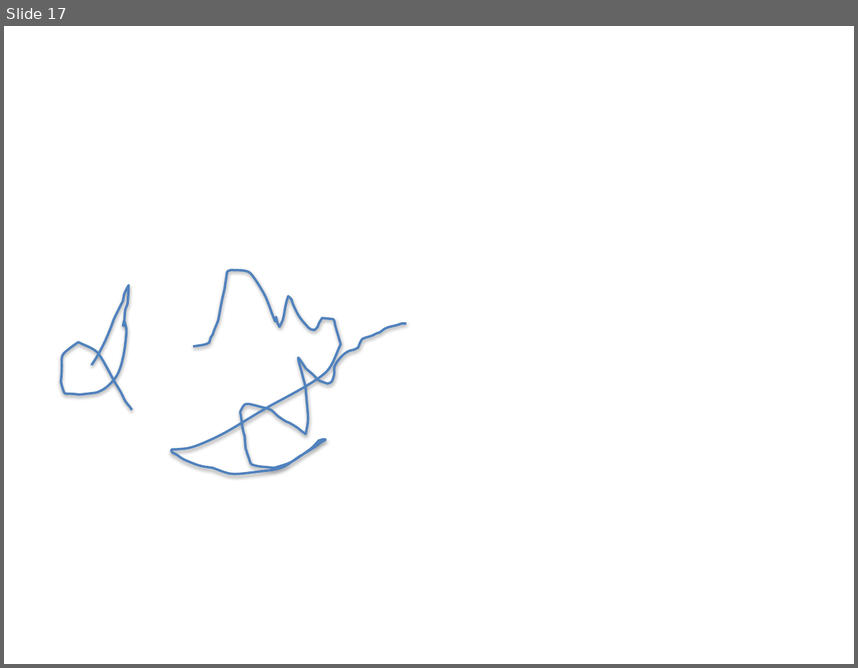
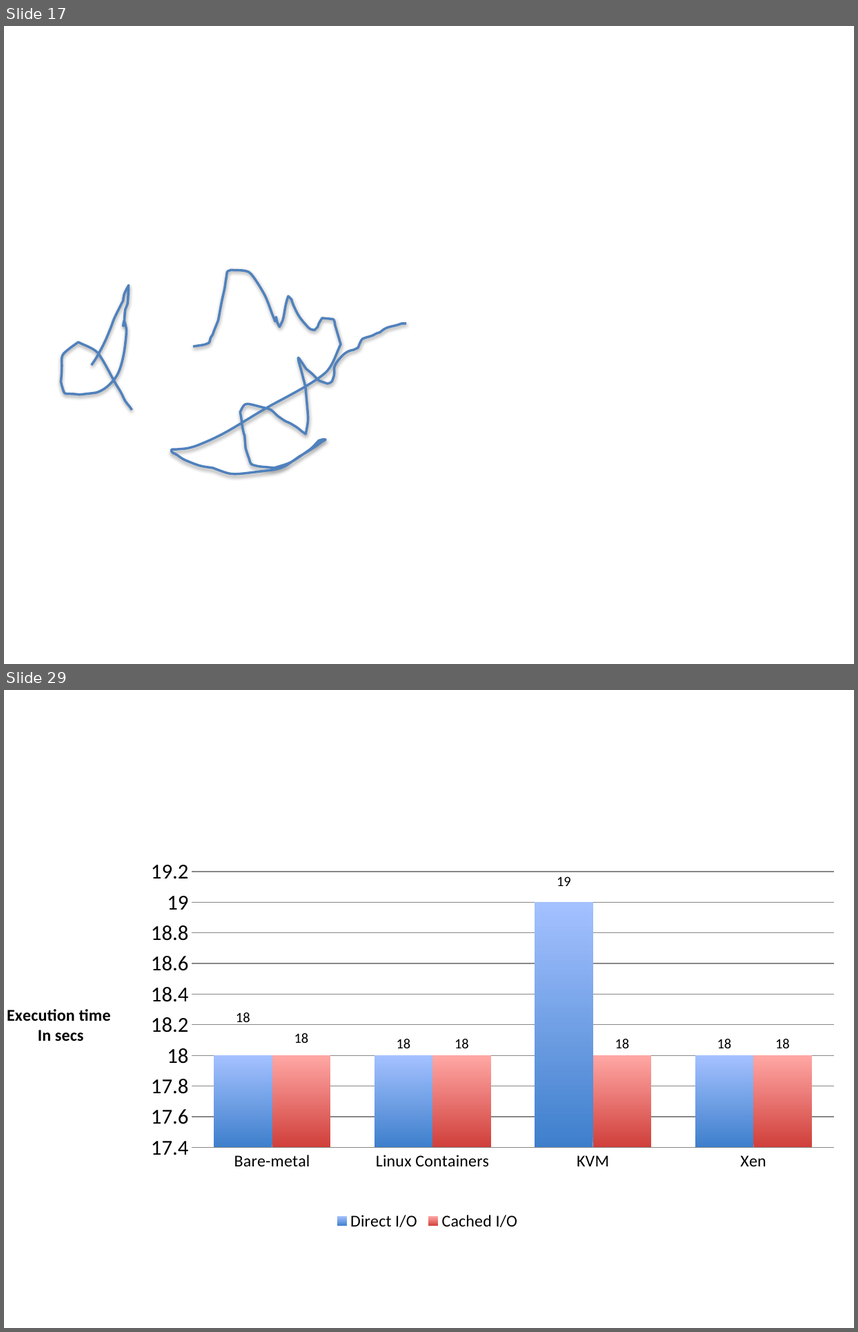
Before and after one commit to aravindhsampath/virtualizing-Intelligent-River, a slide deck: thesis_pictures.pptx. Shown one above the other, each under a label of ours: slide 17 before the commit, slides 17 and 29 after it; the slides between them are not shown. The pictures are 858x668 and 858x1332 pixels, drawn with LibreOffice and Linux fonts; fonts in the diff are those of the drawing. Boxes give left, top, right and bottom in pixels: in the first picture for what was removed or moved away, otherwise in the second. Text is boxed around its words. In the diff, an @@ line names an element or a change of style, - is before the commit and + after.

```diff
--- a/thesis_pictures.pptx
+++ b/thesis_pictures.pptx
@@ slide 29 added at (4,690,854,1328), background #FFFFFF @@
@@ column chart added at (4,769,851,1235) @@
+categories: Bare-metal, Linux Containers, KVM, Xen
+Direct I/O: 18, 18, 19, 18
+Cached I/O: 18, 18, 18, 18
```
Also in this commit, not shown: 7 slides changed, 40 other slides added, 27 other files.
